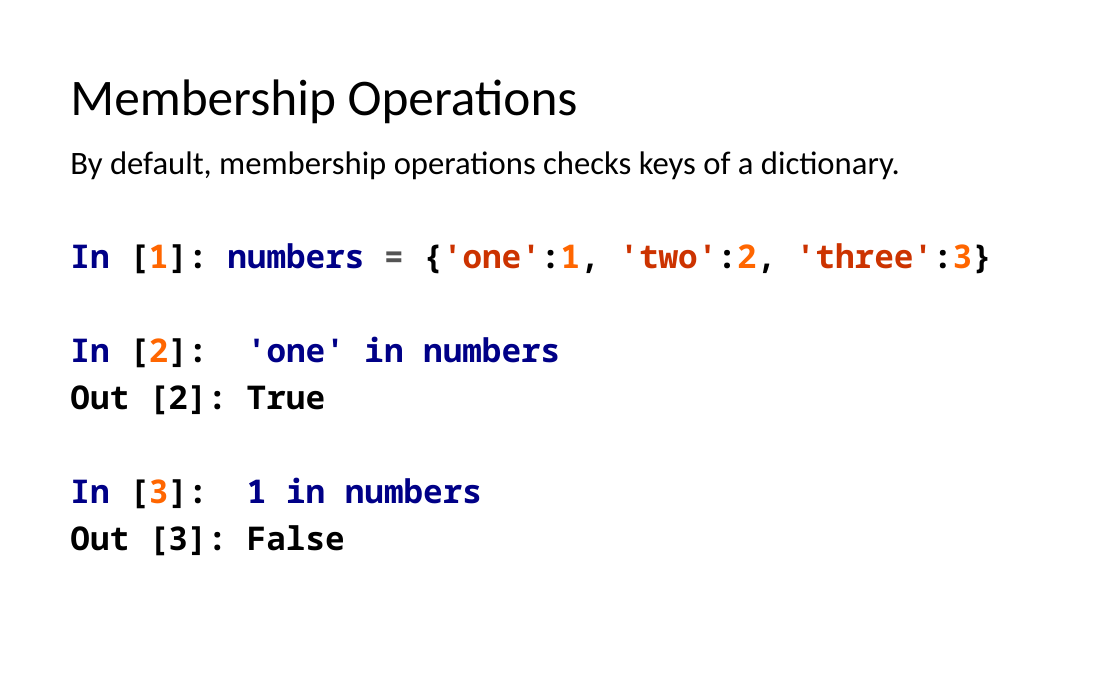
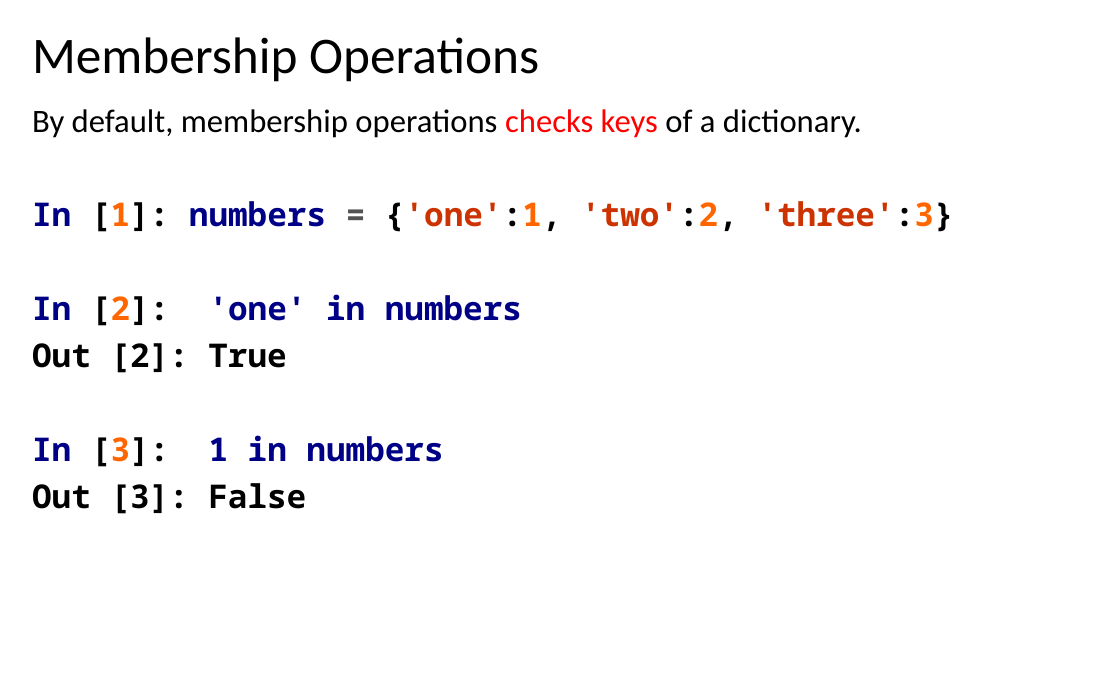
Before and after one commit to LongBaoNguyen/longbaonguyen.github.io, a slide deck: slide 22 of courses/apcsp/lect9.pptx (slide 24 before the commit). Drawn at 1120x700 pixels with LibreOffice and Linux fonts; fonts in the diff are those of the drawing. Boxes give left, top, right and bottom in pixels: in the first picture for what was removed or moved away, otherwise in the second. Text is boxed around its words. In the diff, an @@ line names an element or a change of style, - is before the commit and + after.

```diff
--- a/courses/apcsp/lect9.pptx
+++ b/courses/apcsp/lect9.pptx
@@ title "Membership Operations": place and size @@
-title "Membership Operations" at bbox=[70, 79, 578, 124]
+title "Membership Operations" at bbox=[32, 37, 539, 82]
@@ text "By default, membership operations checks ...": place and size @@
-text "By default, membership operations checks ..." at bbox=[70, 151, 992, 556]
+text "By default, membership operations checks ..." at bbox=[32, 109, 954, 514]
@@ text at bbox=[32, 109, 862, 138]: text colour #000000 to #FF0000 in "checks keys" @@
```
Also in this commit, not shown: 22 other slides changed, 2 slides removed, 5 other files.
